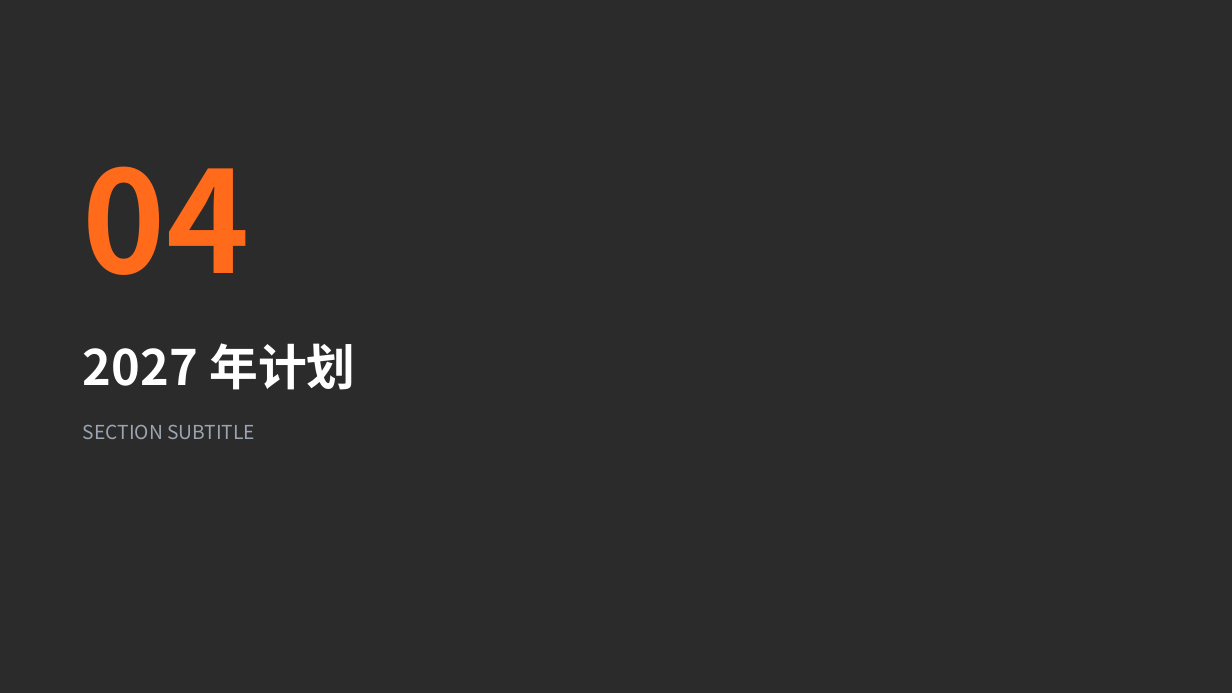
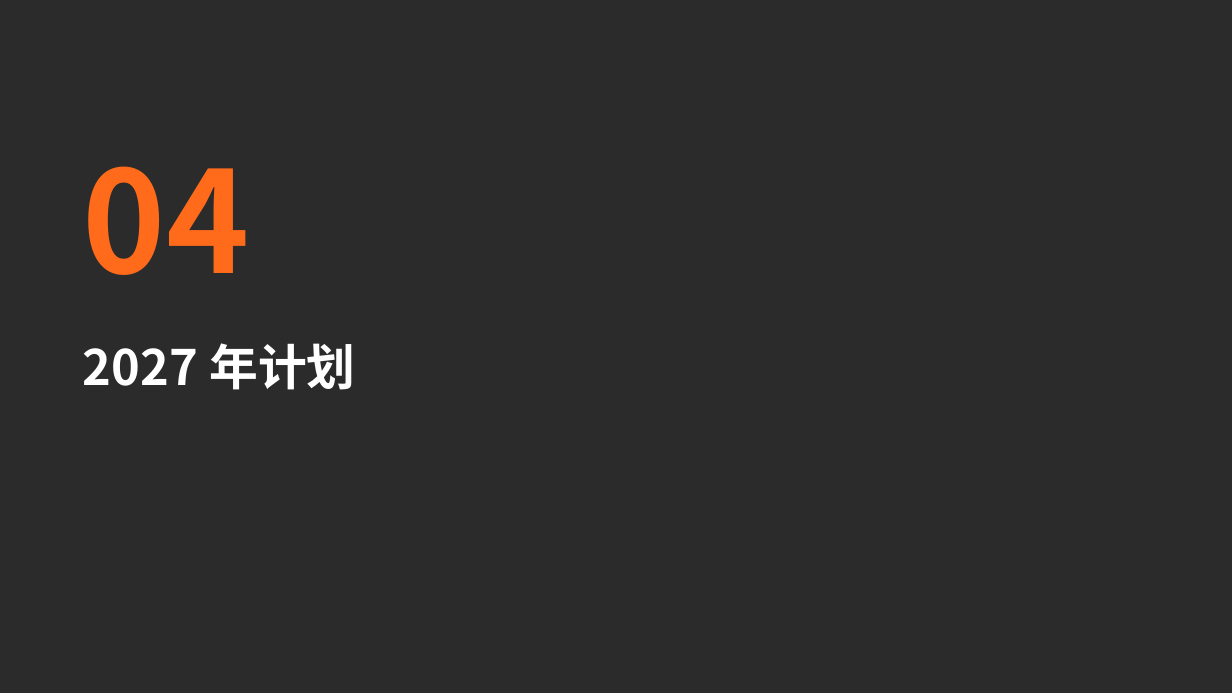
Before and after one commit to crawfordxx/xiaoma-ppt, a slide deck: slide 12 of examples/manufacturing/out/deck.pptx. Drawn at 1232x693 pixels with LibreOffice and Linux fonts; fonts in the diff are those of the drawing; background and template pictures are left out; a plain dark background stands for a picture behind light text. Boxes give left, top, right and bottom in pixels: in the first picture for what was removed or moved away, otherwise in the second. Text is boxed around its words. In the diff, an @@ line names an element or a change of style, - is before the commit and + after.

```diff
--- a/examples/manufacturing/out/deck.pptx
+++ b/examples/manufacturing/out/deck.pptx
@@ text removed at (83,424,255,439) @@
-SECTION SUBTITLE
```
Also in this commit, not shown: 3 other slides changed, 27 other files.
